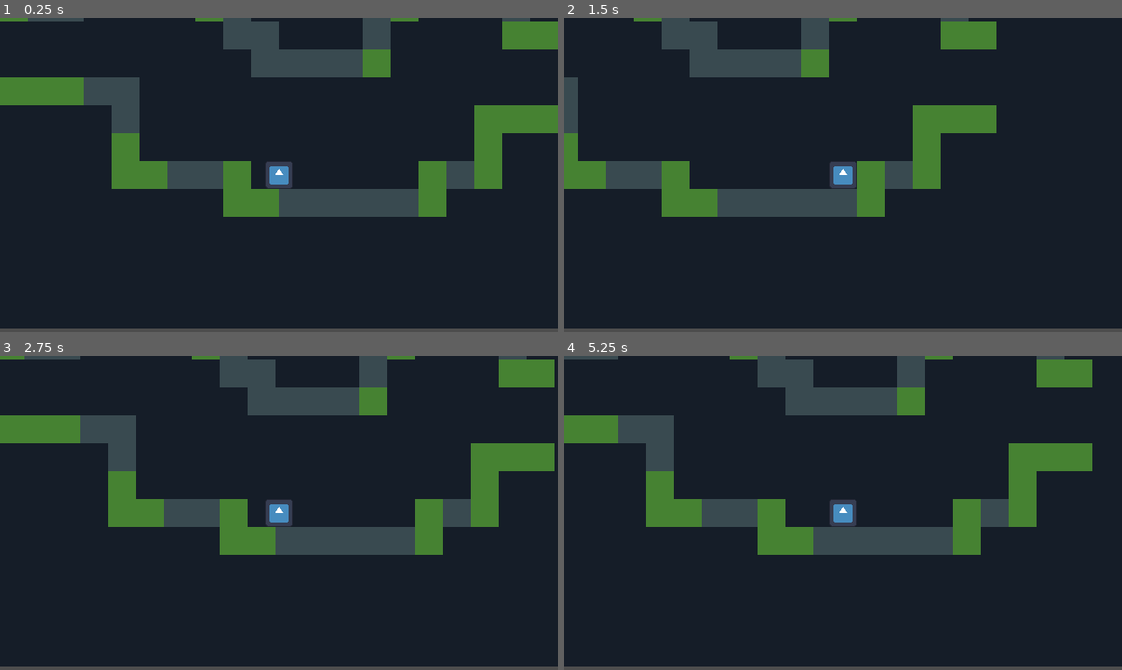
Above: before the commit, frames 1-4 (two rows, left to right).
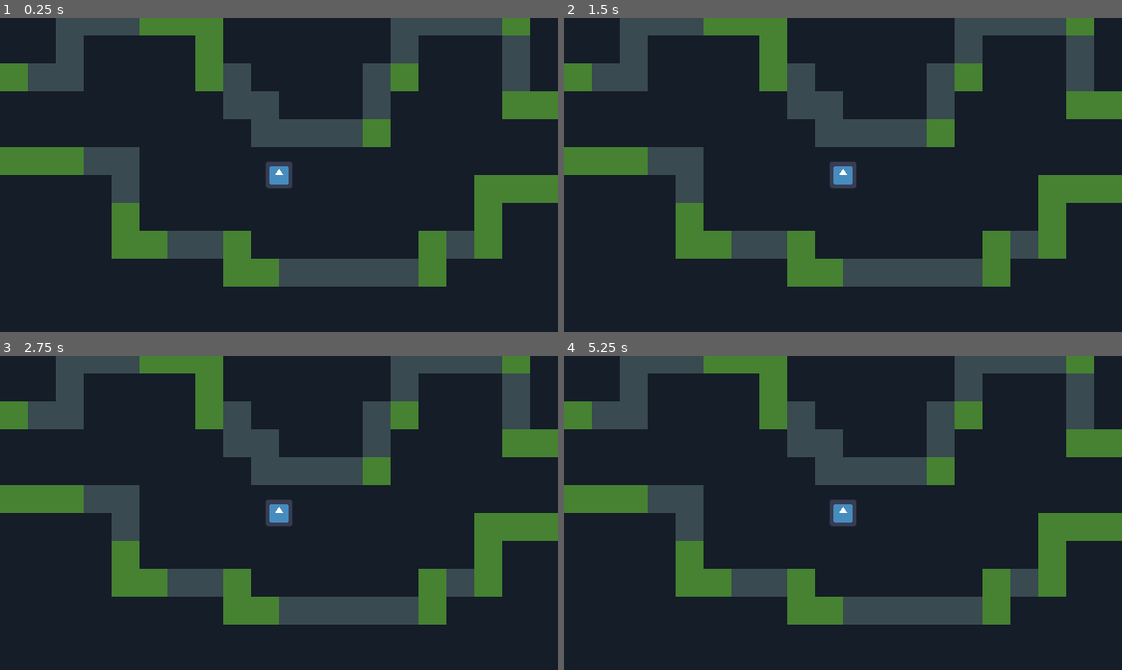
Above: after the commit, the same moments.

Repository: FoxParadeAFK/Specter-Sforzando
Game: Godot game, scene res://scenes/tests/test_player_scene.tscn
The game is run twice, just before and just after one commit, with the same random seed, the same clock (stepped at 60 frames per second) and the same inputs. The engine's default icon, where the game draws it, is replaced by a stand-in: a white triangle on a blue panel in a dark square.
Inputs:
- Up to frame 1 (0.25 s): no input
- Up to frame 2 (1.5 s): tap Enter (ui_accept) at 0.5, 0.77 s; hold Right (ui_right) from 0.53 s (still down)
- Up to frame 3 (2.75 s): tap Enter (ui_accept) at 1.52, 2 s; release Right (ui_right) at 2.03 s; hold Left (ui_left) from 2.03 s (still down)
- Up to frame 4 (5.25 s): release Left (ui_left) at 2.78 s; hold Right (ui_right) 2.78-4.28 s; tap Enter (ui_accept) at 3.02, 3.77, 4.25, 4.52 s; hold Left (ui_left) 4.28-5.03 s; hold Right (ui_right) from 5.03 s (still down)

The runs differ from the first frame. In frame 1, 39% of the frame differs, in the area x 0-100%, y 0-100%; in frame 2, 34%; in frame 3, 39%; in frame 4, 38%.

Commit message:
Basic state machine framework + idle state template

Diff:
--- a/specter-sforzando/scenes/player.tscn
+++ b/specter-sforzando/scenes/player.tscn
@@ -2,12 +2,19 @@
 
 [ext_resource type="Texture2D" uid="uid://bou4hgyqcrli8" path="res://icon.svg" id="1_3vyb7"]
 [ext_resource type="Script" uid="uid://bxkry2svf1k24" path="res://scripts/player/player.gd" id="1_g2els"]
+[ext_resource type="Script" uid="uid://b6aa5bsmmqtev" path="res://scripts/player/idle_state.gd" id="2_qhqgy"]
 
 [sub_resource type="RectangleShape2D" id="RectangleShape2D_3vyb7"]
 size = Vector2(8, 8)
 
 [node name="Player" type="CharacterBody2D" unique_id=244991710]
 script = ExtResource("1_g2els")
+
+[node name="FiniteStateMachine" type="Node2D" parent="." unique_id=1909763173]
+
+[node name="IdleState" type="Node2D" parent="FiniteStateMachine" unique_id=2111121511]
+script = ExtResource("2_qhqgy")
+metadata/_custom_type_script = "uid://b6aa5bsmmqtev"
 
 [node name="Sprite2D" type="Sprite2D" parent="." unique_id=1459584434]
 scale = Vector2(0.0625, 0.0625)
--- /dev/null
+++ b/specter-sforzando/scripts/player/idle_state.gd
@@ -0,0 +1,7 @@
+class_name IdleState extends State
+
+func enter() -> void: pass
+
+func physics_update(_delta: float) -> void: pass
+
+func exit() -> void: pass
--- a/specter-sforzando/scripts/player/player.gd
+++ b/specter-sforzando/scripts/player/player.gd
@@ -1,10 +1,21 @@
 class_name Player extends CharacterBody2D
 
+func transition_state(_transiting_state: State) -> void:
+	if current_state != null:
+		current_state.exit()
+
+	current_state = _transiting_state
+	print("Time %8s - State: %s" % [Time.get_ticks_msec(), current_state.animation_name])
+	current_state.enter()
+
+var current_state: State
+var idle_state: IdleState
+
+func _ready() -> void:
+	idle_state = get_node_or_null("FiniteStateMachine/IdleState")
+	idle_state.engage(self, "idle")
+	transition_state(idle_state)
+
 func _physics_process(_delta: float) -> void:
-	if not is_on_floor():
-		velocity += get_gravity() * _delta
-
-	var horizontal_input: float = Input.get_axis("ui_left", "ui_right")
-
-	velocity.x = horizontal_input * 50
+	current_state.physics_update(_delta)
 	move_and_slide()
--- /dev/null
+++ b/specter-sforzando/scripts/player/state.gd
@@ -0,0 +1,13 @@
+@abstract
+class_name State extends Node2D
+
+var player: Player
+var animation_name: String
+
+func engage(_player: Player, _animation_name: String) -> void:
+	player = _player
+	animation_name = _animation_name
+
+@abstract func enter() -> void
+@abstract func physics_update(_delta: float) -> void
+@abstract func exit() -> void
Not shown, added: specter-sforzando/scripts/player/idle_state.gd.uid
Not shown, added: specter-sforzando/scripts/player/state.gd.uid
